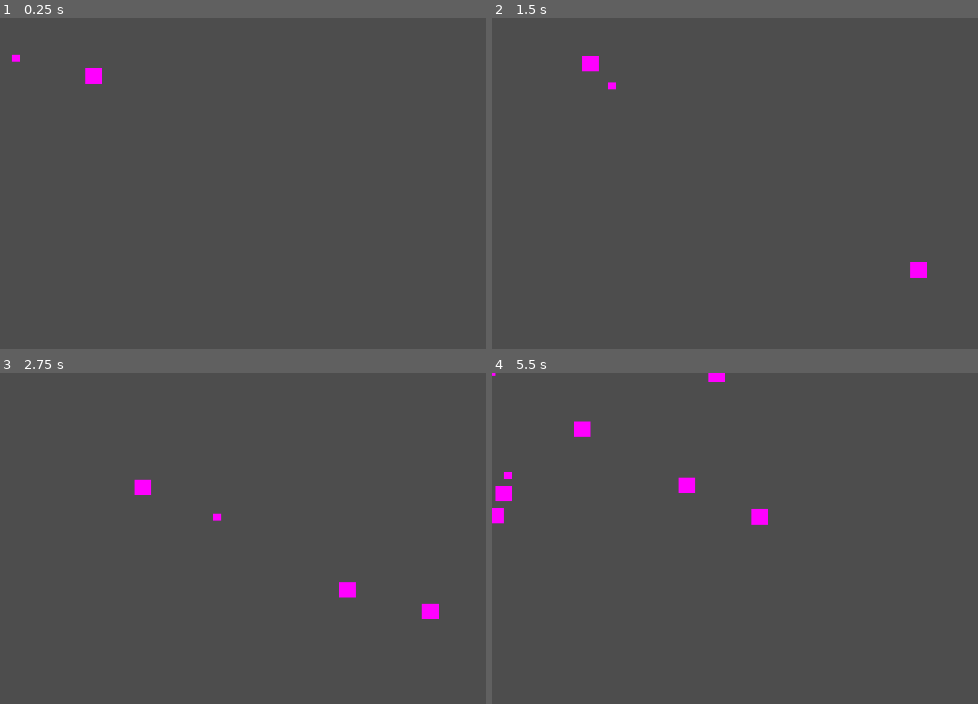
Above: before the commit, frames 1-4 (two rows, left to right).
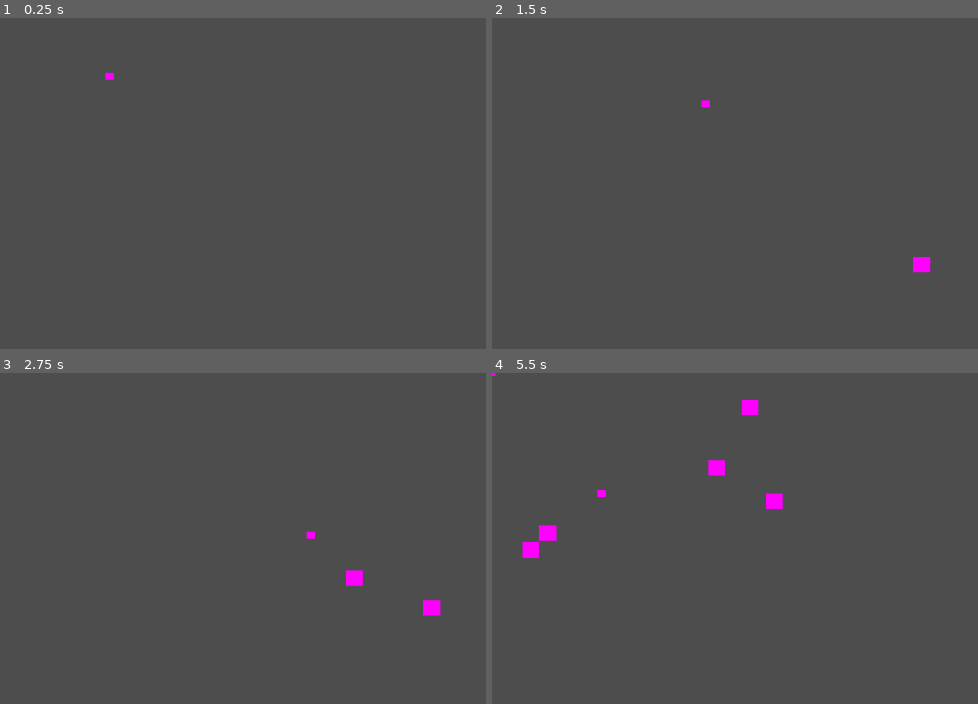
Above: after the commit, the same moments.

Repository: ThermobladeStudios/Town-One-2023
Game: Godot game, scene res://Worlds/World.tscn
Same seed, same stepped clock (60 frames per second), same inputs: the game is played once before the commit and once after it.
Inputs:
- Up to frame 1 (0.25 s): no input
- Up to frame 2 (1.5 s): hold D (Right) 0.53-1.28 s; hold S (Down) from 1.28 s (still down)
- Up to frame 3 (2.75 s): release S (Down) at 2.03 s; hold D (Right) from 2.03 s (still down)
- Up to frame 4 (5.5 s): release D (Right) at 2.78 s; hold W (Up) 2.78-3.53 s; hold A (Left) 3.53-5.03 s; hold S (Down) from 5.03 s (still down)

The runs differ from the first frame. In frame 1, 0.3% of the frame differs, in the area x 2-24%, y 10-20%; in frame 2, 0.4%; in frame 3, 0.7%; in frame 4, 1.8%, in the area x 0-60%, y 0-56%.

Commit message:
Added hitbox to bamboo(clunky)

Diff:
--- a/Bamboo Enemy/Bamboo.tscn
+++ b/Bamboo Enemy/Bamboo.tscn
@@ -1,6 +1,10 @@
-[gd_scene load_steps=3 format=3 uid="uid://c5kxw5reyb4x1"]
+[gd_scene load_steps=4 format=3 uid="uid://c5kxw5reyb4x1"]
 
 [ext_resource type="Script" path="res://Bamboo Enemy/Bamboo.gd" id="1_wrjdu"]
+
+[sub_resource type="CapsuleShape2D" id="CapsuleShape2D_adja6"]
+radius = 16.0
+height = 34.0
 
 [sub_resource type="PlaceholderTexture2D" id="PlaceholderTexture2D_b0yfr"]
 
@@ -8,6 +12,7 @@
 script = ExtResource("1_wrjdu")
 
 [node name="CollisionShape2D" type="CollisionShape2D" parent="."]
+shape = SubResource("CapsuleShape2D_adja6")
 
 [node name="Sprite2D" type="Sprite2D" parent="."]
 scale = Vector2(24.2, 22.2)
--- a/Worlds/World.tscn
+++ b/Worlds/World.tscn
@@ -1,17 +1,13 @@
-[gd_scene load_steps=4 format=3 uid="uid://cc171dk12rd71"]
+[gd_scene load_steps=3 format=3 uid="uid://cc171dk12rd71"]
 
 [ext_resource type="Script" path="res://Worlds/World.gd" id="1_ahsee"]
 [ext_resource type="PackedScene" uid="uid://cv54o024g40la" path="res://Character/Character.tscn" id="1_bsm3k"]
-[ext_resource type="PackedScene" uid="uid://c5kxw5reyb4x1" path="res://Bamboo Enemy/Bamboo.tscn" id="2_g1b4f"]
 
 [node name="World" type="Node2D"]
 script = ExtResource("1_ahsee")
 
-[node name="Bamboo" parent="." instance=ExtResource("2_g1b4f")]
-position = Vector2(159, 89)
-
 [node name="Player" parent="." instance=ExtResource("1_bsm3k")]
-position = Vector2(23, 58)
+position = Vector2(158, 84)
 speed = 200
 
 [node name="Spawn Timer" type="Timer" parent="."]
